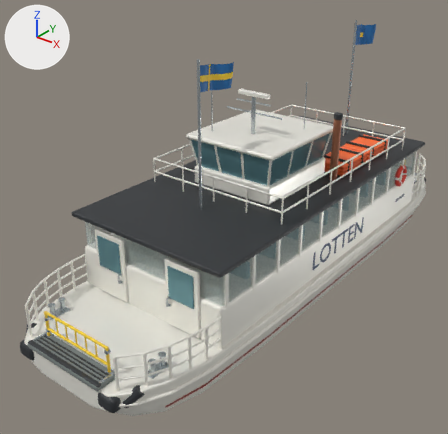
The glTF model vehicles/lotten.glb: old version first, new version second.
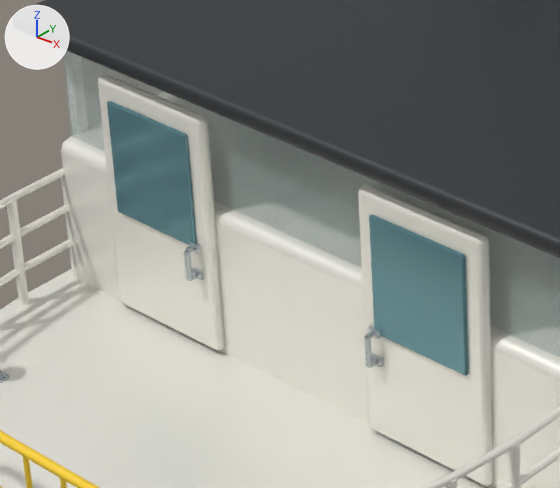
Each version is shown whole from a camera (50 mm lens) standing at (7.73, -11.49, 7.88) and looking at (-0.58, -1.11, 1.44), then close up on the part from 15% to 49% of the width and 48% to 78% of the height. Arrows for +X, +Y and +Z are at upper left; the lights stay in place. The older version's two pictures come first. Where no turn or scale is listed for an object, it has been applied to the vertices.

Objects in the first close-up: 'Boarding deck rail.035', 'Boarding door', 'Boarding door window', 'Boarding door window.001', 'Boarding door.001', 'Bulwark stanchion.001', 'Chined displacement hull', 'Continuous tinted glazing', 'Door grab handle', 'Door grab handle.001', 'Door handle mounting pad', 'Door handle mounting pad.001', 'Door handle mounting pad.002', 'Door handle mounting pad.003', 'Door handle return', 'Door handle return.001', 'Door handle return.002', 'Door handle return.003', 'Landing gate.001', 'Main saloon', 'Shelter roof' and 16 more.
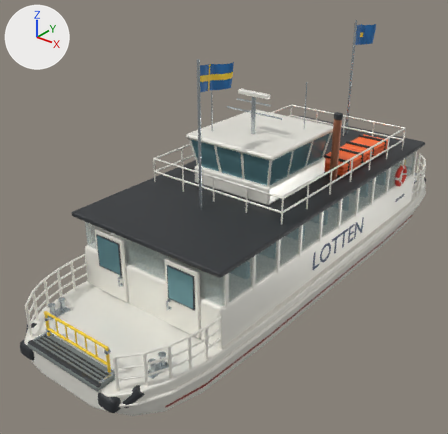
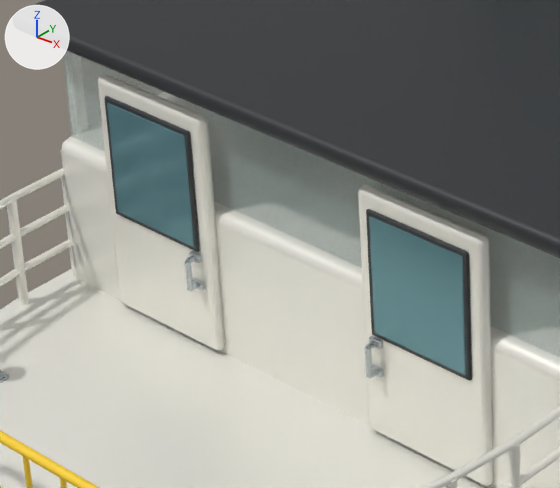
The change in detail:
Mesh me_cube_072_1 is new.
It has 96 vertices, 188 faces and spans x -0.337..0.337, y -0.013..0.013, z -0.372..0.372.
It uses material mat_fender_rubber (dark grey #2e3135).
Object 'Door grab handle' (ob_door_grab_handle) moves from (-0.67, -4.398, 1.25) to (-0.67, -4.398, 1.185).
Object 'Door grab handle.001' (ob_door_grab_handle_001) moves from (0.67, -4.398, 1.25) to (0.67, -4.398, 1.185).
Object 'Door handle mounting pad' (ob_door_handle_mounting_pad) moves from (-0.67, -4.34, 1.163) to (-0.67, -4.34, 1.098).
Object 'Door handle mounting pad.001' (ob_door_handle_mounting_pad_001) moves from (-0.67, -4.34, 1.337) to (-0.67, -4.34, 1.272).
Object 'Door handle mounting pad.002' (ob_door_handle_mounting_pad_002) moves from (0.67, -4.34, 1.163) to (0.67, -4.34, 1.098).
Object 'Door handle mounting pad.003' (ob_door_handle_mounting_pad_003) moves from (0.67, -4.34, 1.337) to (0.67, -4.34, 1.272).
Object 'Door handle return' (ob_door_handle_return) moves from (-0.67, -4.373, 1.163) to (-0.67, -4.373, 1.098).
Object 'Door handle return.001' (ob_door_handle_return_001) moves from (-0.67, -4.373, 1.337) to (-0.67, -4.373, 1.272).
Object 'Door handle return.002' (ob_door_handle_return_002) moves from (0.67, -4.373, 1.163) to (0.67, -4.373, 1.098).
Object 'Door handle return.003' (ob_door_handle_return_003) moves from (0.67, -4.373, 1.337) to (0.67, -4.373, 1.272).
Object 'Boarding window gasket.001' (ob_boarding_window_gasket_001) is new; it shows me_cube_072_1.
Its location is (0.98, -4.333, 1.68).
Object 'Boarding window gasket' (ob_boarding_window_gasket) is new; it shows a copy of me_cube_072_1.
Its location is (-0.98, -4.333, 1.68).

Boxes (x1, y1, x2, y2) around the edits, measured in the close-ups (560 x 488 px):
'Boarding window gasket.001', added: after (366, 209, 472, 381)
'Boarding window gasket', added: after (104, 96, 200, 252)
'Door grab handle.001', moved: before (364, 336, 372, 367); after (365, 346, 372, 378)
'Door grab handle', moved: before (184, 250, 192, 280); after (185, 261, 193, 290)
'Door handle mounting pad.002', moved: before (371, 354, 383, 367); after (372, 364, 384, 378)
'Door handle mounting pad.003', moved: before (368, 325, 382, 339); after (369, 336, 383, 349)
'Door handle mounting pad', moved: before (192, 268, 204, 281); after (193, 278, 204, 291)
'Door handle mounting pad.001', moved: before (189, 242, 201, 253); after (189, 251, 202, 263)
'Door handle return.003', moved: before (365, 330, 376, 338); after (366, 341, 376, 349)
'Door handle return.001', moved: before (185, 245, 195, 253); after (186, 255, 196, 263)
'Door handle return.002', moved: before (368, 359, 377, 368); after (369, 369, 377, 379)
'Door handle return', moved: before (189, 273, 197, 281); after (189, 283, 198, 291)
